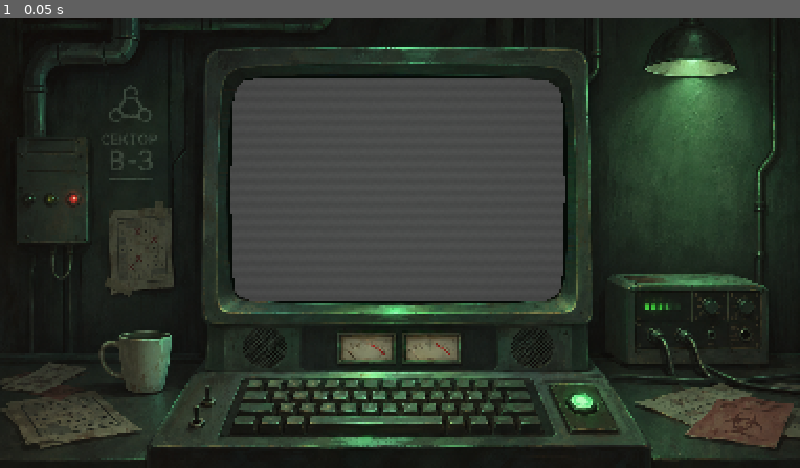
Above: before the commit, frame 1.
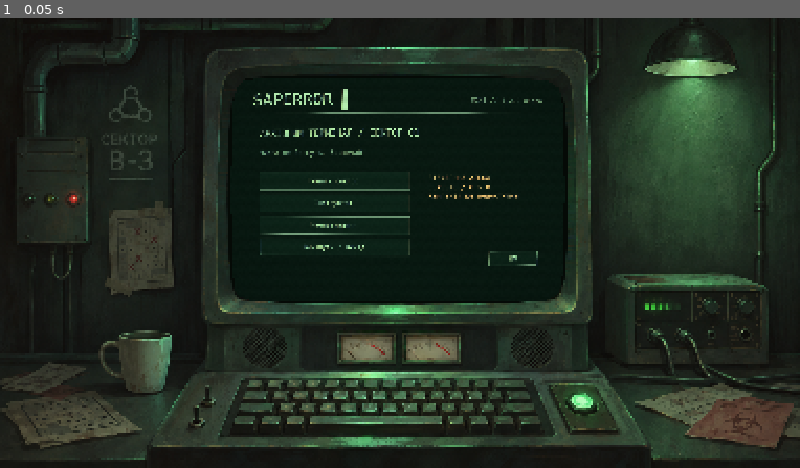
Above: after the commit, the same moment.

Repository: mazerfaker/SAPERROR
Game: Godot game, scene res://scenes/game/gameplay.tscn
Same seed, same stepped clock (60 frames per second), same inputs: the game is played once before the commit and once after it.
Inputs:
- Up to frame 1 (0.05 s): no input

The runs differ from the first frame. In frame 1, 20% of the frame differs, in the area x 28-71%, y 13-63%.
Error before the commit: Parse Error: Function "fract()" not found in base self. (res://scripts/audio/terminal_audio.gd:48)
Error after the commit: Trying to assign an array of type "Array" to a variable of type "Array[float]". (res://scripts/audio/terminal_audio.gd:56)

Commit message:
fix: replace shader-only fract with GDScript fposmod in audio synthesis

Diff:
--- a/scripts/audio/terminal_audio.gd
+++ b/scripts/audio/terminal_audio.gd
@@ -45,7 +45,7 @@
 				sample = env*(0.32*sin(TAU*(620.0*t-700.0*t*t))+0.13*noise)
 			"flood":
 				var step_id: float = floor(t*30.0)
-				var pulse: float = exp(-5.0*fract(t*30.0))
+				var pulse: float = exp(-5.0*fposmod(t*30.0,1.0))
 				sample = env*pulse*(0.32*sin(TAU*(380.0+step_id*90.0)*t)+0.08*lp)
 			"flag","unflag":
 				var freq: float = 780.0 if kind == "flag" else 420.0
@@ -55,7 +55,7 @@
 			"win","loss":
 				var notes: Array[float] = [440.0,554.0,659.0,880.0] if kind == "win" else [330.0,247.0,165.0,110.0]
 				var n: int = mini(3,int(x*4.0))
-				var local: float = fract(x*4.0)
+				var local: float = fposmod(x*4.0,1.0)
 				var note_env: float = minf(1.0,local*20.0)*pow(1.0-local,0.9)
 				sample = note_env*0.27*(sin(TAU*notes[n]*t)+0.15*sin(TAU*notes[n]*2.0*t))
 			"invalid":
